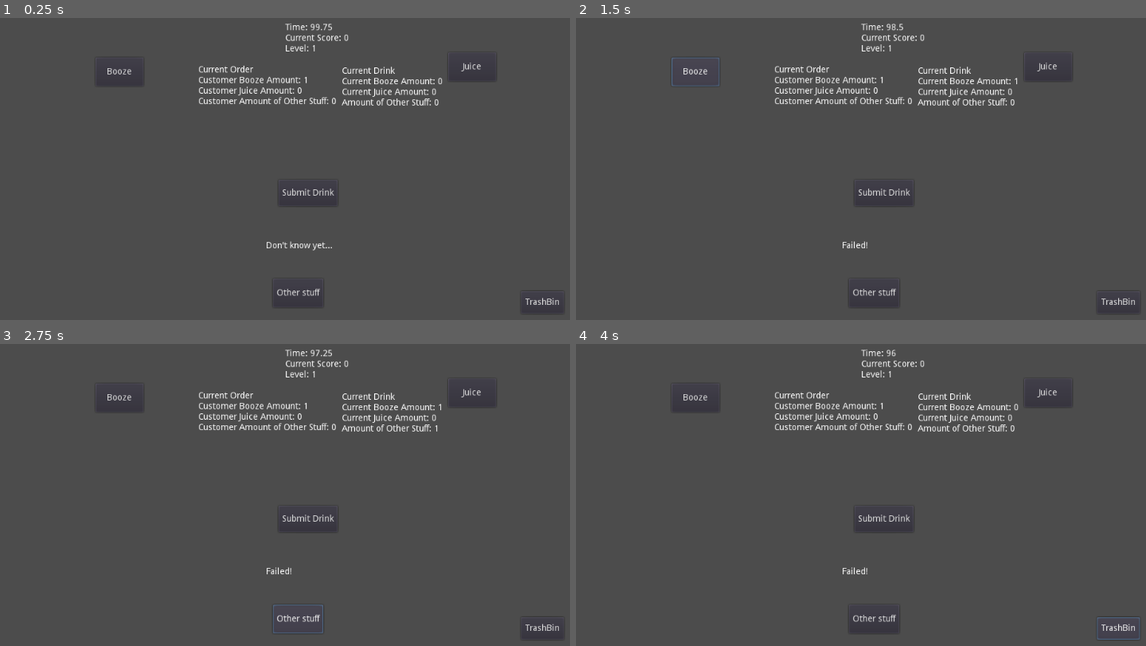
Above: before the commit, frames 1-4 (two rows, left to right).
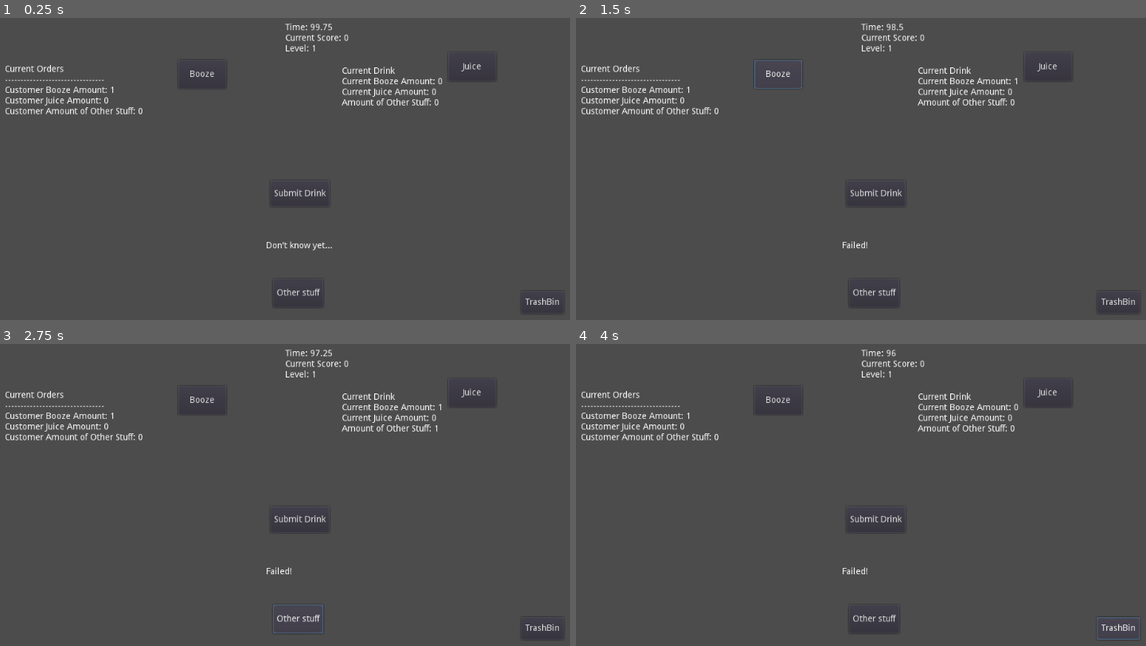
Above: after the commit, the same moments.

Repository: ValorZard/Bar-Game
Game: Godot game, scene res://Test.tscn
Same seed, same stepped clock (60 frames per second), same inputs: the game is played once before the commit and once after it.
Inputs:
- Up to frame 1 (0.25 s): no input
- Up to frame 2 (1.5 s): click "Submit Drink" at 0.5 s; click "Booze" at 1.25 s
- Up to frame 3 (2.75 s): click "Other stuff" at 2 s
- Up to frame 4 (4 s): click "Juice" at 2.75 s; click "TrashBin" at 3.5 s

The runs differ from the first frame. In frame 1, 1.8% of the frame differs, in the area x 0-59%, y 15-60%; in frame 2, 1.9%, in the area x 0-59%, y 13-60%; in frame 3, 1.8%; in frame 4, 1.8%.

Commit message:
Added multiple orders generating for a level

Diff:
--- a/BarScript.gd
+++ b/BarScript.gd
@@ -21,7 +21,7 @@
 		and self.other_stuff == other_drink.other_stuff)
 
 var current_drink : Drink
-var customer_order : Drink
+var customer_orders : Array
 
 var current_score : int
 var beginning_wait_time : int
@@ -38,6 +38,7 @@
 	$Timer.connect("timeout", self, "_on_Timeout")
 
 	current_drink = Drink.new()
+	customer_orders = []
 	randomize_customer_order()
 
 	current_score = 0
@@ -48,13 +49,17 @@
 	$Timer.start()
 
 func randomize_customer_order():
-	var drink = Drink.new()
+	var i := 0
+	while (i < level % 4 + 1):
+		var drink = Drink.new()
 
-	drink.booze_amt = randi() % 3 + 1
-	drink.juice_amt = randi() % 3
-	drink.other_stuff = randi() % 3
+		drink.booze_amt = randi() % 3 + 1
+		drink.juice_amt = randi() % 3
+		drink.other_stuff = randi() % 3
 
-	customer_order = drink
+		customer_orders.append(drink)
+
+		i += 1
 
 func _on_BoozeBottle_pressed():
 	current_drink.booze_amt += 1
@@ -80,14 +85,19 @@
 	$Timer.start()
 
 func _on_SubmitDrink_pressed():
-	if current_drink.equals(customer_order):
-		dump_drink()
-		randomize_customer_order()
-		calculate_score()
-		change_level()
-		$SuccessLabel.text = "Sucess!"
-	else:
-		$SuccessLabel.text = "Failed!"
+	for drink in customer_orders:
+		if current_drink.equals(drink):
+			dump_drink()
+			customer_orders.erase(drink)
+			calculate_score()
+
+			if len(customer_orders) == 0:
+				randomize_customer_order()
+				change_level()
+
+			$SuccessLabel.text = "Sucess!"
+		else:
+			$SuccessLabel.text = "Failed!"
 
 func _on_Timeout():
 	randomize_customer_order()
@@ -100,10 +110,12 @@
 	$ScoreLabel.text += "\n" + "Current Score: " + str(current_score)
 	$ScoreLabel.text += "\n" + "Level: " + str(level)
 	# Current Order
-	$OrderLabel.text = "Current Order"
-	$OrderLabel.text += "\n" + "Customer Booze Amount: " + str(customer_order.booze_amt)
-	$OrderLabel.text += "\n" + "Customer Juice Amount: " + str(customer_order.juice_amt)
-	$OrderLabel.text += "\n" + "Customer Amount of Other Stuff: " + str(customer_order.other_stuff)
+	$OrderLabel.text = "Current Orders"
+	for drink in customer_orders:
+		$OrderLabel.text += "\n" + "--------------------------------"
+		$OrderLabel.text += "\n" + "Customer Booze Amount: " + str(drink.booze_amt)
+		$OrderLabel.text += "\n" + "Customer Juice Amount: " + str(drink.juice_amt)
+		$OrderLabel.text += "\n" + "Customer Amount of Other Stuff: " + str(drink.other_stuff)
 	# Drink
 	$DrinkLabel.text = "Current Drink"
 	$DrinkLabel.text += "\n" + "Current Booze Amount: " + str(current_drink.booze_amt)
--- a/Test.tscn
+++ b/Test.tscn
@@ -6,10 +6,10 @@
 script = ExtResource( 1 )
 
 [node name="BoozeBottle" type="Button" parent="."]
-margin_left = 196.0
-margin_top = 88.0
-margin_right = 273.0
-margin_bottom = 134.0
+margin_left = 329.0
+margin_top = 92.0
+margin_right = 406.0
+margin_bottom = 138.0
 rect_pivot_offset = Vector2( 125, 73 )
 text = "Booze"
 __meta__ = {
@@ -48,10 +48,10 @@
 }
 
 [node name="OrderLabel" type="Label" parent="."]
-margin_left = 361.0
-margin_top = 101.0
-margin_right = 449.0
-margin_bottom = 115.0
+margin_left = 50.0
+margin_top = 100.0
+margin_right = 142.0
+margin_bottom = 114.0
 text = "Current Order:"
 __meta__ = {
 "_edit_use_anchors_": false
@@ -78,10 +78,10 @@
 }
 
 [node name="SubmitDrink" type="Button" parent="."]
-margin_left = 490.0
-margin_top = 285.0
-margin_right = 560.0
-margin_bottom = 327.0
+margin_left = 477.0
+margin_top = 286.0
+margin_right = 572.0
+margin_bottom = 328.0
 text = "Submit Drink"
 __meta__ = {
 "_edit_use_anchors_": false
